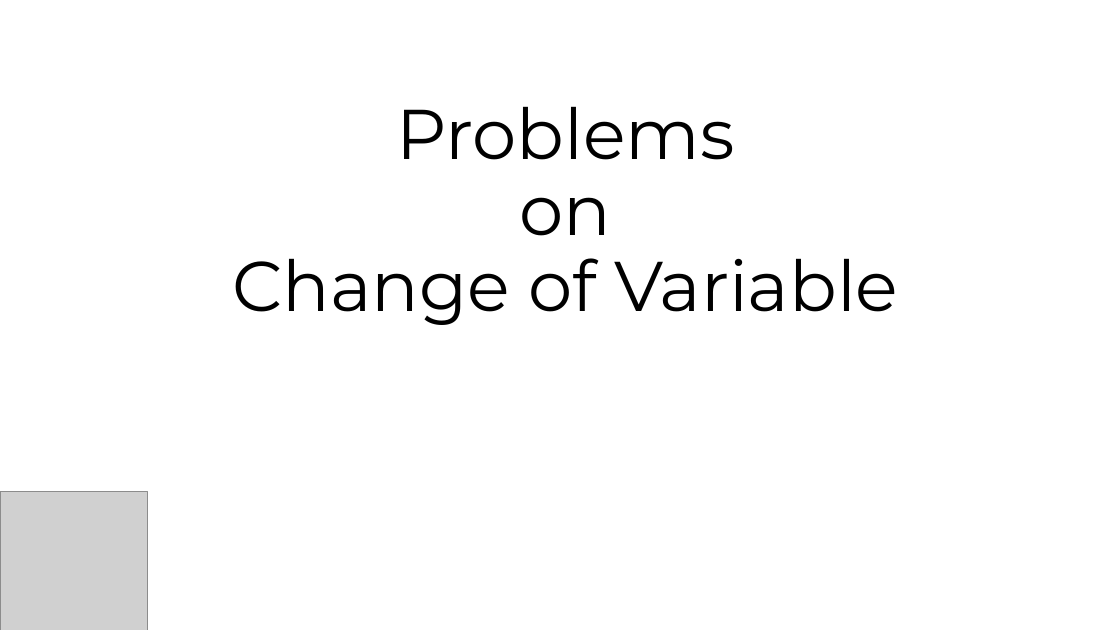
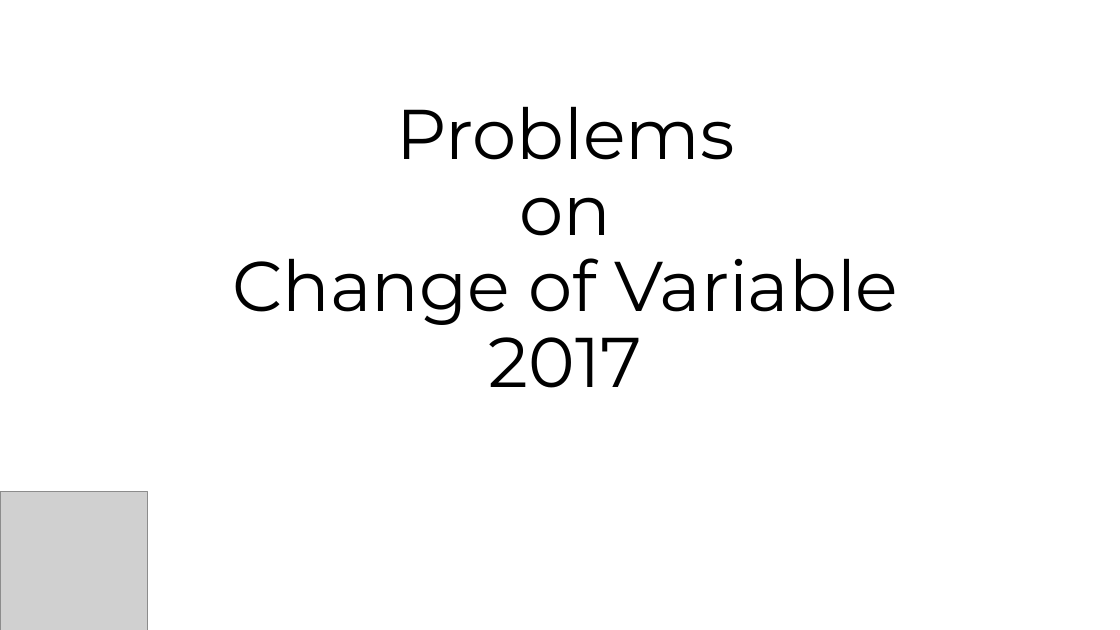
Before and after one commit to jinmang2/probability, a slide deck: slide 1 of 변수변환 임용고시 2017.pptx. Drawn at 1120x630 pixels with LibreOffice and Linux fonts; fonts in the diff are those of the drawing; grey boxes stand for pictures. Boxes give left, top, right and bottom in pixels: in the first picture for what was removed or moved away, otherwise in the second. Text is boxed around its words. In the diff, an @@ line names an element or a change of style, - is before the commit and + after.

```diff
--- a/변수변환 임용고시 2017.pptx
+++ b/변수변환 임용고시 2017.pptx
@@ title at (232,106,899,388): text changed @@
-Problems
-on
-Change of Variable
+Problems
+on
+Change of Variable
+2017
```
Also in this commit, not shown: 1 other file.
